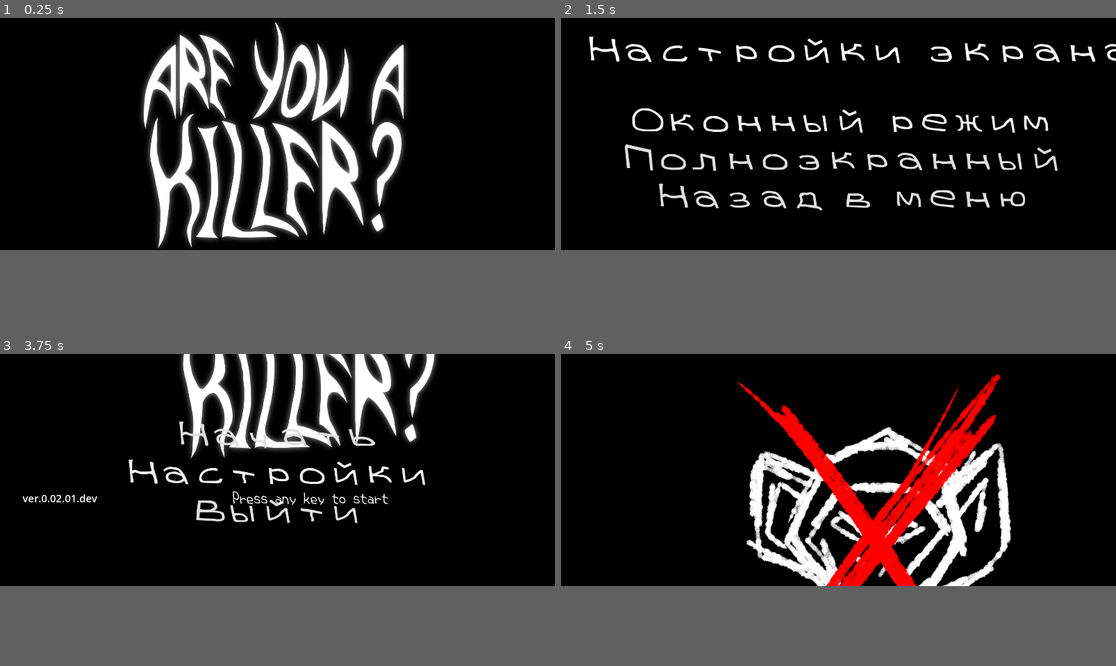
Above: before the commit, frames 1-4 (two rows, left to right).
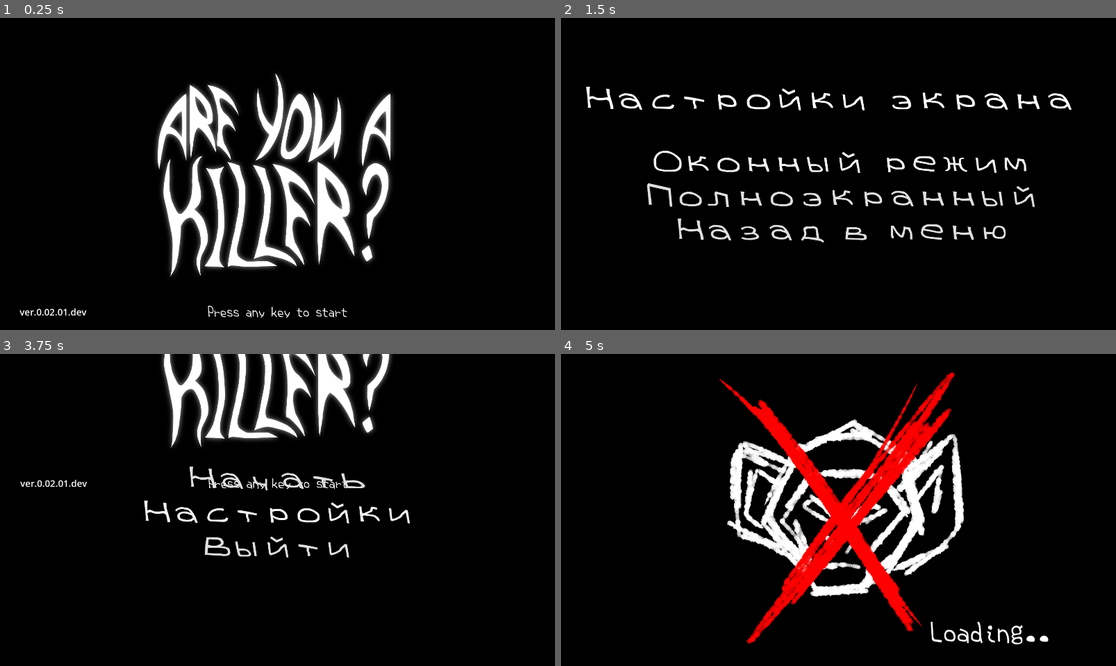
Above: after the commit, the same moments.

Repository: usynin78-web/ayak
Game: Godot game, scene res://UI/main menu/main menu.tscn
Same seed, same stepped clock (60 frames per second), same inputs: the game is played once before the commit and once after it.
Inputs (mouse positions are in pixels of both pictures, inside the frame that each line leads up to):
- Up to frame 1 (0.25 s): no input
- Up to frame 2 (1.5 s): tap Enter at 0.5 s; move the mouse to (960, 120) at 0.52 s; hold D (ui_right) 0.53-1.25 s; click (960, 120) at 0.6 s; click "Оконный режим" at 1.25 s
- Up to frame 3 (3.75 s): click "Полноэкранный" at 2 s; click "Назад в меню" at 2.75 s; tap Enter at 3.5 s; move the mouse to (166, 481) at 3.52 s; hold S (ui_down) from 3.53 s (still down); tap E (interact) at 3.6 s
- Up to frame 4 (5 s): release S (ui_down) at 4.25 s; click "Начать" at 4.25 s
In our replay, the window is 799x334 before the commit and 799x449 after it. These sizes can differ from the game's own. Grey fills any space a smaller window leaves; there, only what the larger window draws over its background counts as a difference.

The runs differ from the first frame. In frame 1, 21% of the frame differs, in the area x 3-74%, y 1-97%; in frame 2, 8.5%; in frame 3, 12%; in frame 4, 20%.

Commit message:
Update project.godot

Diff:
--- a/project.godot
+++ b/project.godot
@@ -28,8 +28,8 @@
 
 [display]
 
-window/size/viewport_width=1720
-window/size/viewport_height=720
+window/size/viewport_width=1920
+window/size/viewport_height=1080
 mouse_cursor/custom_image="uid://bu73qisqmypg4"
 
 [global_group]
